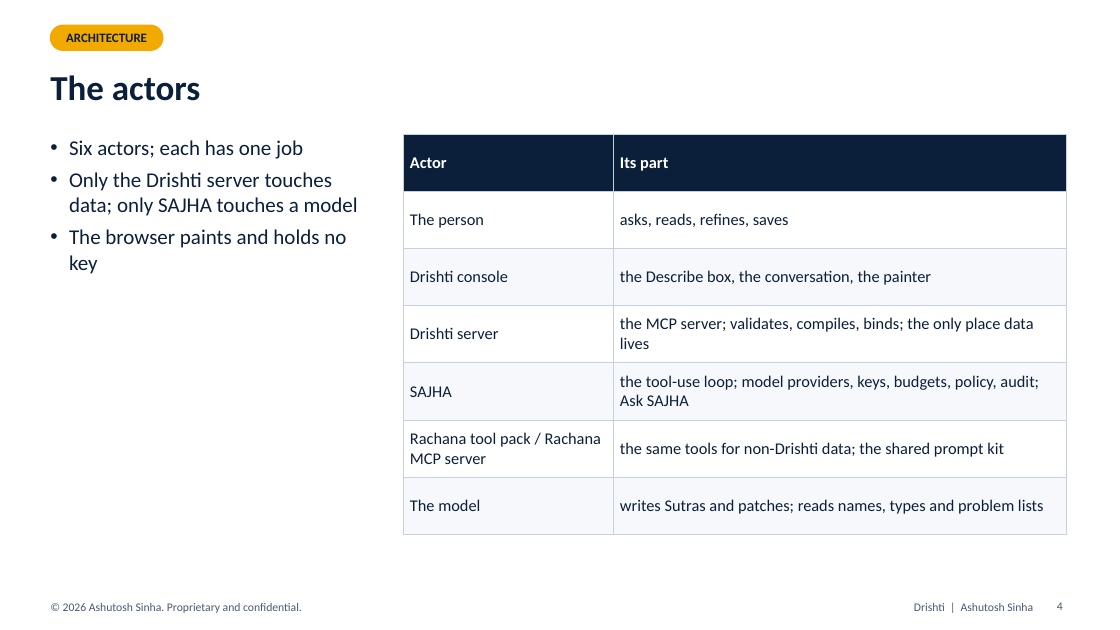
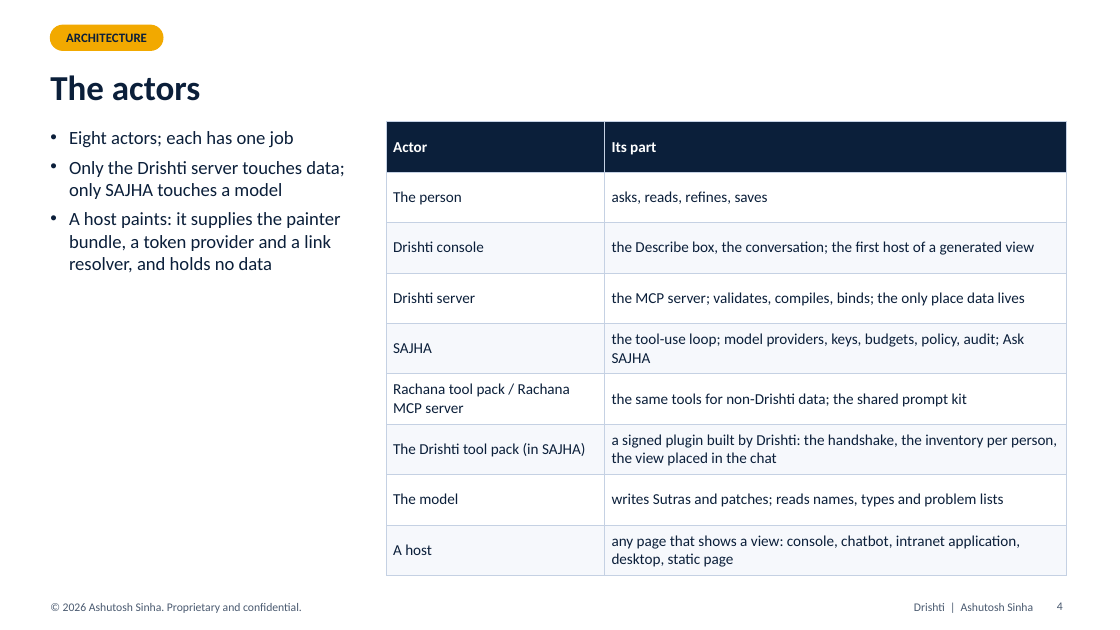
Before and after one commit to ajsinha/drishti, a slide deck: slide 4 of docs/plans/I9_GENUI_SAJHA.pptx. Drawn at 1120x630 pixels with LibreOffice and Linux fonts; fonts in the diff are those of the drawing. Boxes give left, top, right and bottom in pixels: in the first picture for what was removed or moved away, otherwise in the second. Text is boxed around its words. In the diff, an @@ line names an element or a change of style, - is before the commit and + after.

Commit message:
i9 GenUI deck rebuilt from the amended outline: tool pack, portable views, GD1-GD22 with status (40 slides)

```diff
--- a/docs/plans/I9_GENUI_SAJHA.pptx
+++ b/docs/plans/I9_GENUI_SAJHA.pptx
@@ text "Eight actors; each has one ...": place and size @@
-text "Eight actors; each has one ..." at (69,140,358,274)
+text "Eight actors; each has one ..." at (69,131,344,272)
@@ text at (69,131,294,148): text changed; size 18 to 16 pt @@
-• Six actors; each has one job
+• Eight actors; each has one job
@@ table at (386,122,1067,571) @@
-row 3, column 2: the Describe box, the conversation, the painter
+row 3, column 2: the Describe box, the conversation; the first host of a generated view
+row 7: The Drishti tool pack (in SAJHA) | a signed plugin built by Drishti: the handshake, the inventory per person, the view placed in the chat
+row 9: A host | any page that shows a view: console, chatbot, intranet application, desktop, static page
@@ table: place and size @@
-table at (403,134,1067,518)
+table at (386,122,1067,571)
@@ text at (69,161,344,199): size 18 to 16 pt in "Only the Drishti server touches data; only ..." @@
@@ text at (69,212,340,272): text changed; size 18 to 16 pt @@
-• The browser paints and holds no key
+• A host paints: it supplies the painter bundle, a token provider and a link resolver, and holds no data
```
Also in this commit, not shown: 19 other slides changed, 14 slides added.
